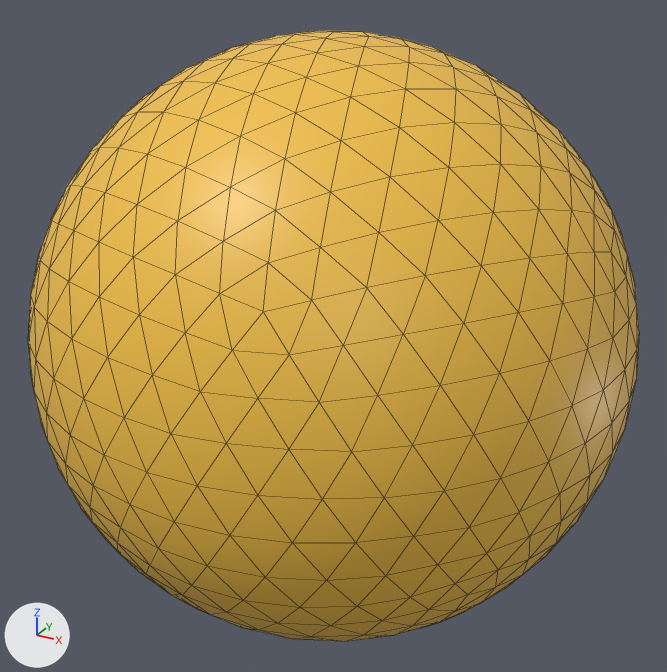
Before and after pictures for a commit that changed the COLLADA model Samples/Assets/sunSphere.dae.
Rendered twice from a 50 mm lens placed at (1.407, -2.56, 1.279), pointed at (0.0, 0.0, 0.0). Lighting does not change. The marker at lower left points along +X, +Y and +Z. Mesh edges are drawn as thin lines.

Script lines for the objects in view, before the commit:
```python
mat_material = principled_material('Material')
mat_material.texture = img_sun_diffuse_png
mat_material.roughness = 0.44
me_icosphere = bpy.data.meshes.new('Icosphere')
me_icosphere.from_pydata(...)  # an icosphere of 1280 faces spanning x -1.0..1.0, y -1.0..1.0, z -1.0..1.0
me_icosphere.materials.append(mat_material)  # picture img_sun_diffuse_png
ob_icosphere = bpy.data.objects.new('Icosphere', me_icosphere)
ob_icosphere.location = (0.0, 0.0, 0.0)
```
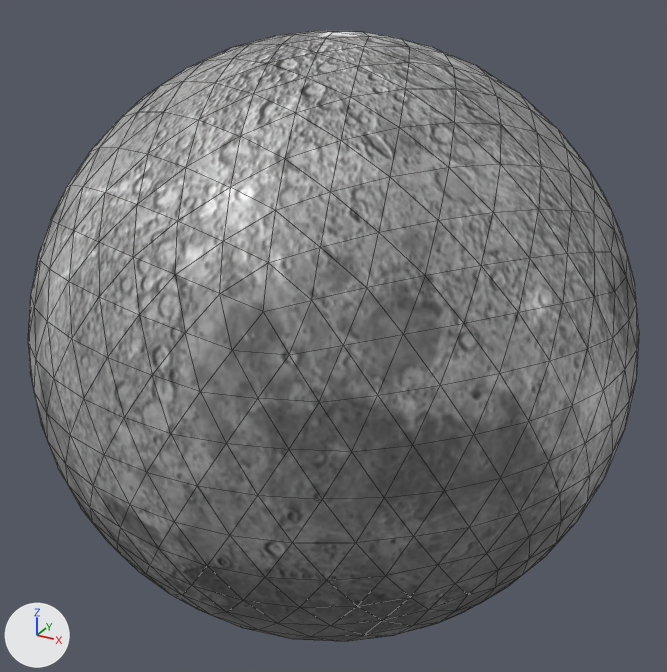
Changed parts and their boxes [x1, y1, x2, y2] in the pictures (667 x 672 px):
'Icosphere', surface changed (orange to grey): [28, 30, 639, 642] in both

The change, as a diff of the scene's bpy script:
```diff
--- a/Samples/Assets/sunSphere.dae.py
+++ b/Samples/Assets/sunSphere.dae.py
@@ img_moon_png @@
+img_moon_png = load_image('moon.png', 'moon.png', 1264, 632, 'sRGB')
@@ mat_material @@
 mat_material = principled_material('Material')
-mat_material.texture = img_sun_diffuse_png
+mat_material.texture = img_moon_png
 mat_material.roughness = 0.44
```
